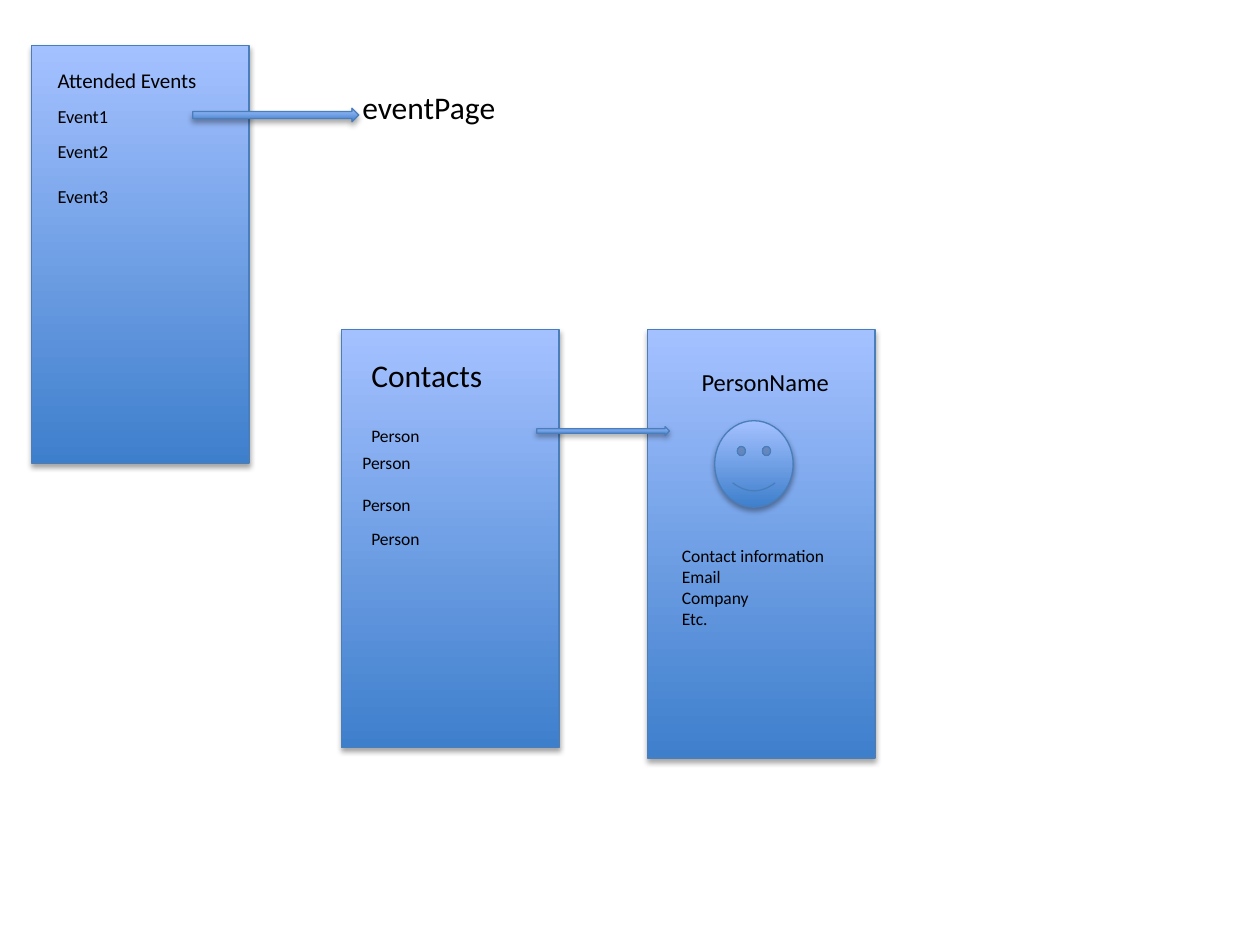
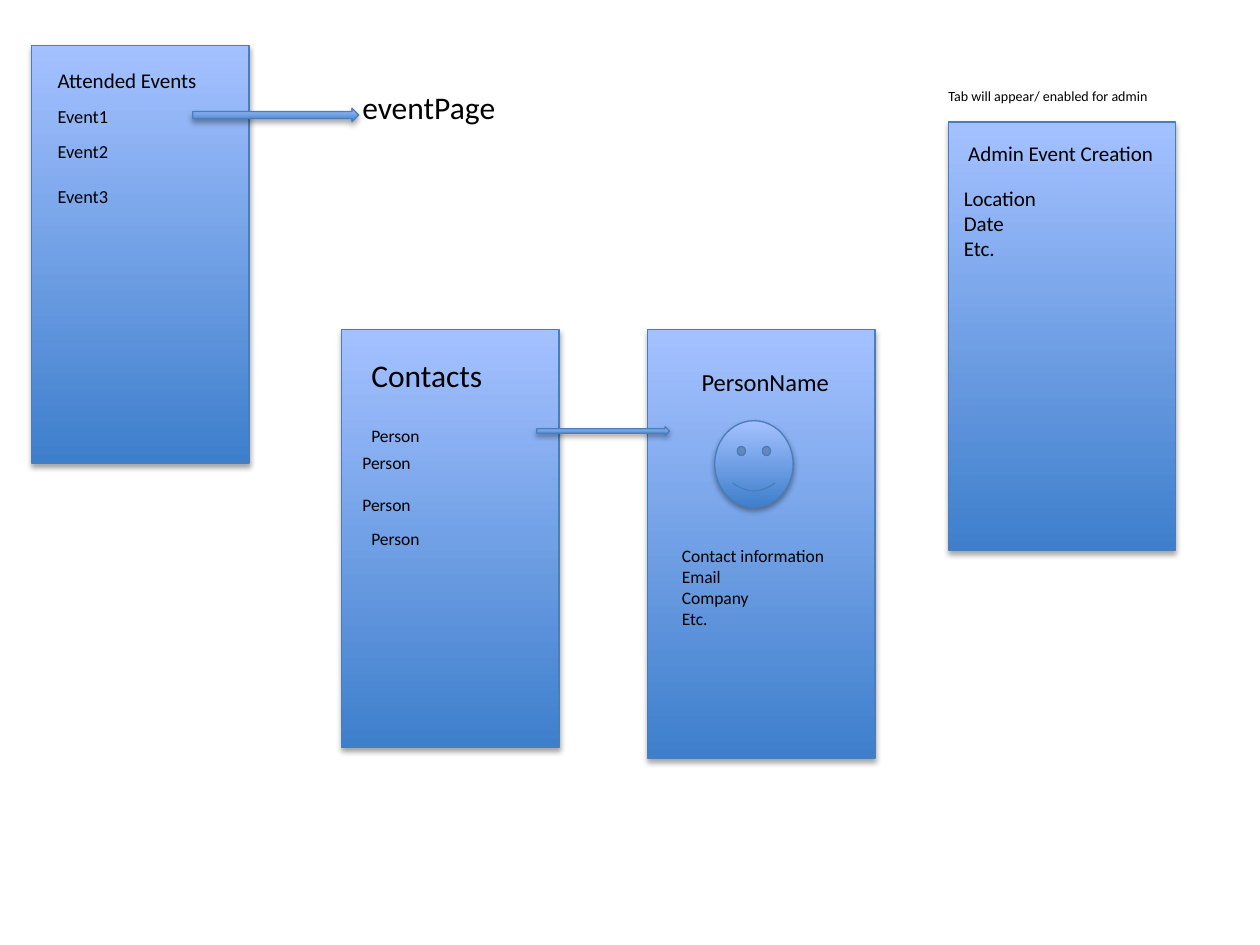
Before and after one commit to amyroberson/presence, a slide deck: slide 2 of storyboard.pptx. Drawn at 1260x945 pixels with LibreOffice and Linux fonts; fonts in the diff are those of the drawing. Boxes give left, top, right and bottom in pixels: in the first picture for what was removed or moved away, otherwise in the second. Text is boxed around its words. In the diff, an @@ line names an element or a change of style, - is before the commit and + after.

```diff
--- a/storyboard.pptx
+++ b/storyboard.pptx
@@ text added at (948, 91, 1148, 104), 8 pt, text #000000 @@
+Tab will appear/ enabled for admin
@@ rectangle added at (949, 122, 1176, 551), fill gradient #3F80CE to #A4C4FF, outline #4B7EBC 0.75 pt @@
@@ text added at (968, 146, 1153, 161), 12 pt, text #000000 @@
+Admin Event Creation
@@ text added at (964, 191, 1036, 256), 12 pt, text #000000 @@
+Location
+Date
+Etc.
```
Also in this commit, not shown: 1 other slide changed, 1 other file.
